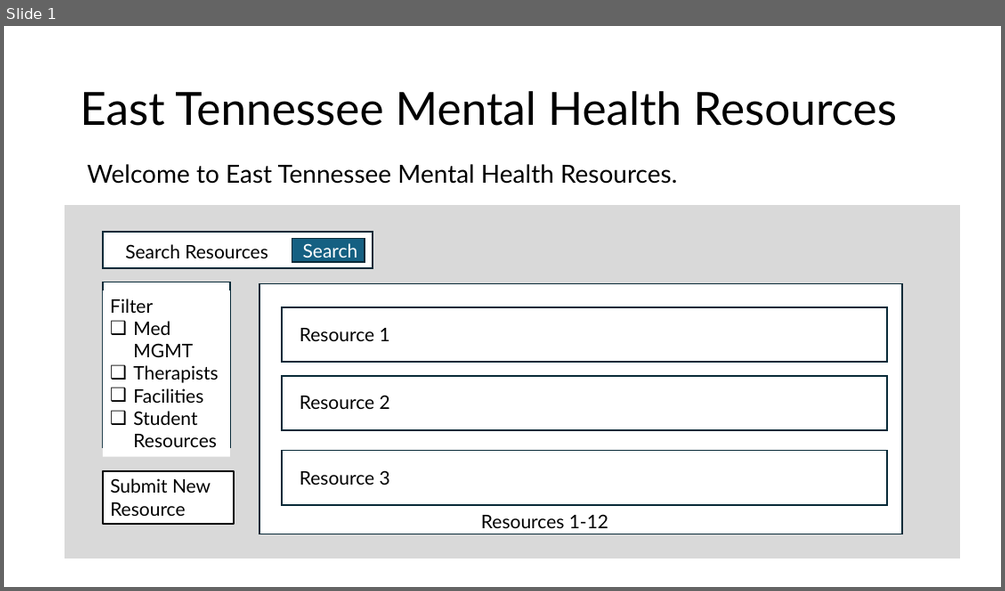
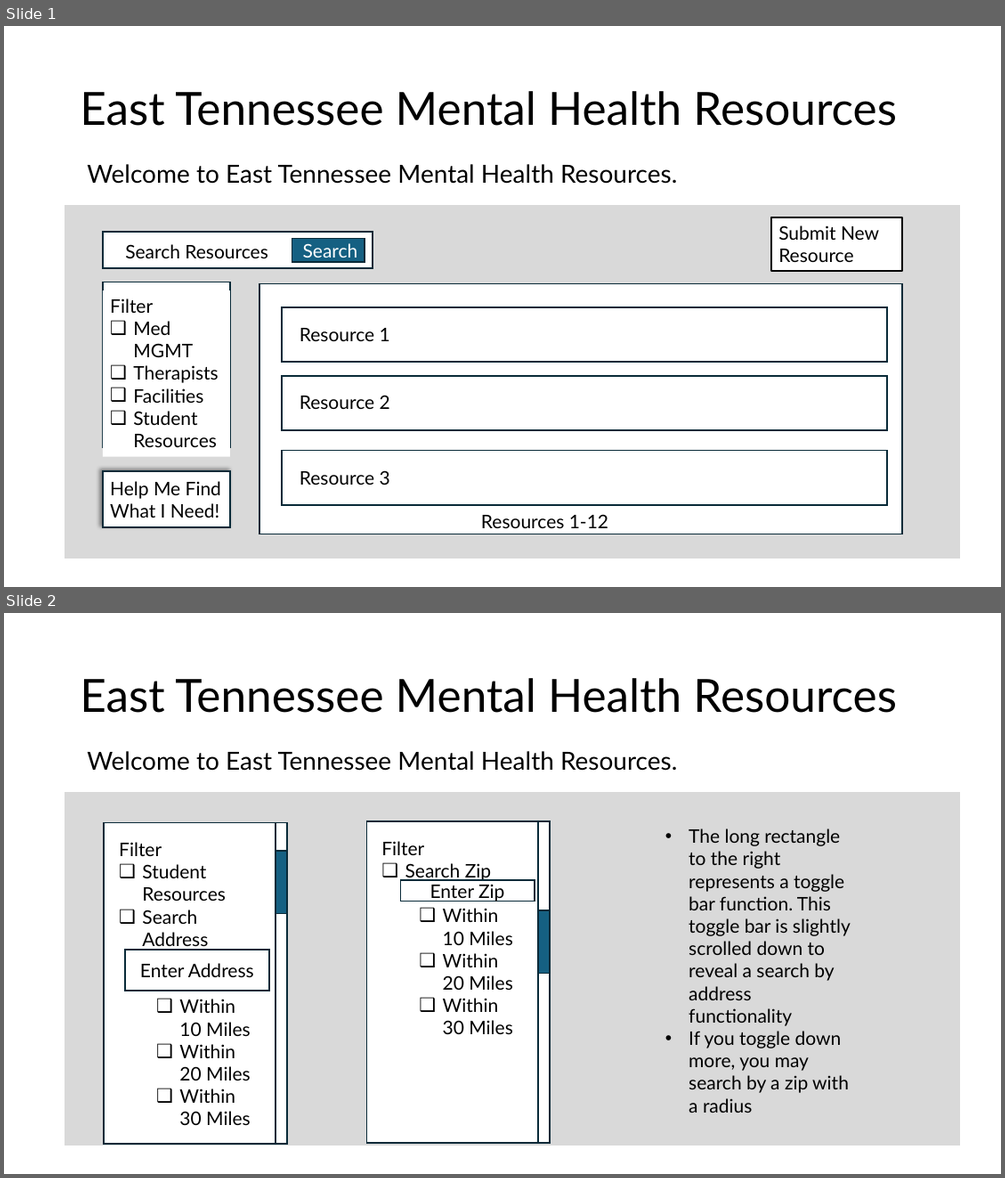
Before and after one commit to ReislerJ/East_TN_MH_Resources, a slide deck: Mock Slides.pptx. Shown one above the other, each under a label of ours: slide 1 before the commit, slides 1 and 2 after it. The pictures are 1005x591 and 1005x1178 pixels, drawn with LibreOffice and Linux fonts; fonts in the diff are those of the drawing; background and template pictures are left out. Boxes give left, top, right and bottom in pixels: in the first picture for what was removed or moved away, otherwise in the second. Text is boxed around its words. In the diff, an @@ line names an element or a change of style, - is before the commit and + after.

```diff
--- a/Mock Slides.pptx
+++ b/Mock Slides.pptx
@@ slide 2 added at bbox=[4, 613, 1001, 1174], background picture (left out) @@
@@ title added at bbox=[80, 678, 897, 713], 44 pt, text #000000 @@
+East Tennessee Mental Health Resources
@@ text added at bbox=[87, 751, 677, 771], 24 pt, text #000000 @@
+Welcome to East Tennessee Mental Health Resources.
@@ rectangle added at bbox=[65, 793, 959, 1144], fill #D9D9D9, outline #D9D9D9 1.5 pt @@
@@ text added at bbox=[688, 828, 850, 1112], 18 pt, text #000000 @@
+• The long rectangle to the right represents a toggle bar function. This toggle bar is slightly scrolled down to reveal a search by address functionality
+• If you toggle down more, you may search by a zip with a radius
@@ group added at bbox=[367, 821, 550, 1143]: 4 rectangles, 1 text @@
+Filter
+❑ Search Zip
+  ❑ Within 10 Miles
+  ❑ Within 20 Miles
+  ❑ Within 30 Miles
+Enter Zip
@@ group added at bbox=[105, 823, 287, 1144]: 4 rectangles, 1 text @@
+Filter
+❑ Student Resources
+❑ Search Address
+  ❑ Within 10 Miles
+  ❑ Within 20 Miles
+  ❑ Within 30 Miles
+Enter Address
@@ slide 1 changed as well @@
@@ rectangle "Submit New": place and size @@
-rectangle "Submit New" at bbox=[103, 471, 234, 524]
+rectangle "Submit New" at bbox=[771, 217, 902, 271]
@@ rectangle added at bbox=[103, 471, 230, 527], fill #FFFFFF, outline #092A39 1.5 pt, 18 pt, text #000000 @@
+Help Me Find What I Need!
```
Also in this commit, not shown: 5 other slides changed, 1 other slide added, 2 other files.
